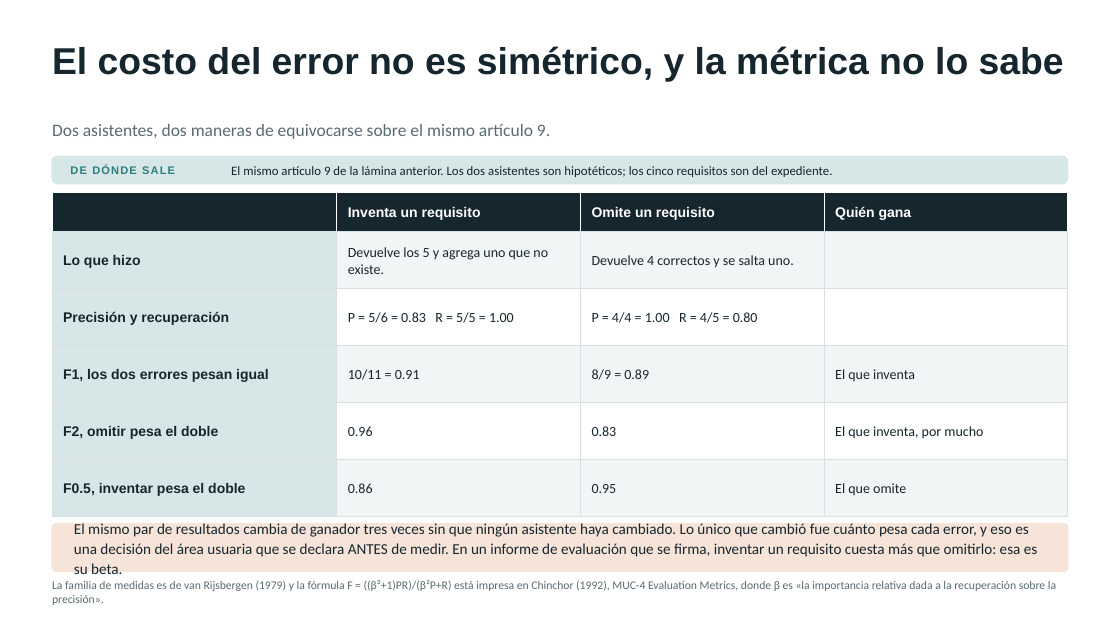
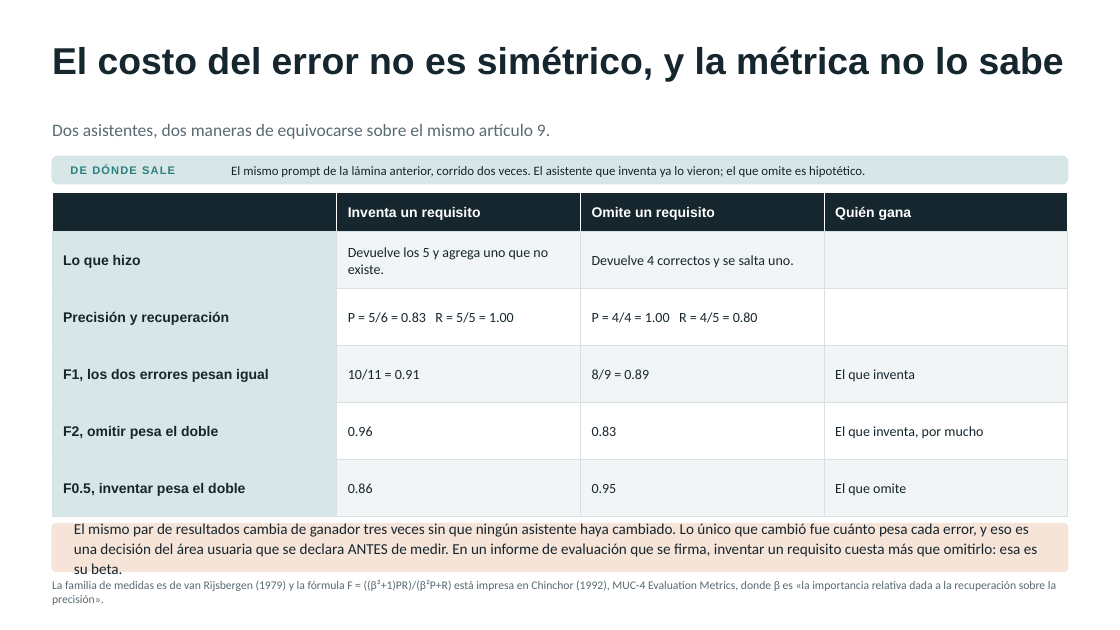
Before and after one commit to marvtrejo/curso-inegi-gen-ai, a slide deck: slide 10 of sesion-06/Sesion_06_Laboratorio_Cualitativo.pptx (slide 9 before the commit). Drawn at 1120x630 pixels with LibreOffice and Linux fonts; fonts in the diff are those of the drawing. Boxes give left, top, right and bottom in pixels: in the first picture for what was removed or moved away, otherwise in the second. Text is boxed around its words. In the diff, an @@ line names an element or a change of style, - is before the commit and + after.

```diff
--- a/sesion-06/Sesion_06_Laboratorio_Cualitativo.pptx
+++ b/sesion-06/Sesion_06_Laboratorio_Cualitativo.pptx
@@ text at <box>231,166,865,177</box>: text changed @@
-El mismo artículo 9 de la lámina anterior. Los dos asistentes son hipotéticos; los cinco requisitos son del expediente.
+El mismo prompt de la lámina anterior, corrido dos veces. El asistente que inventa ya lo vieron; el que omite es hipotético.
```
Also in this commit, not shown: 4 other slides changed, 6 slides added, 1 slide removed, 3 other files.
